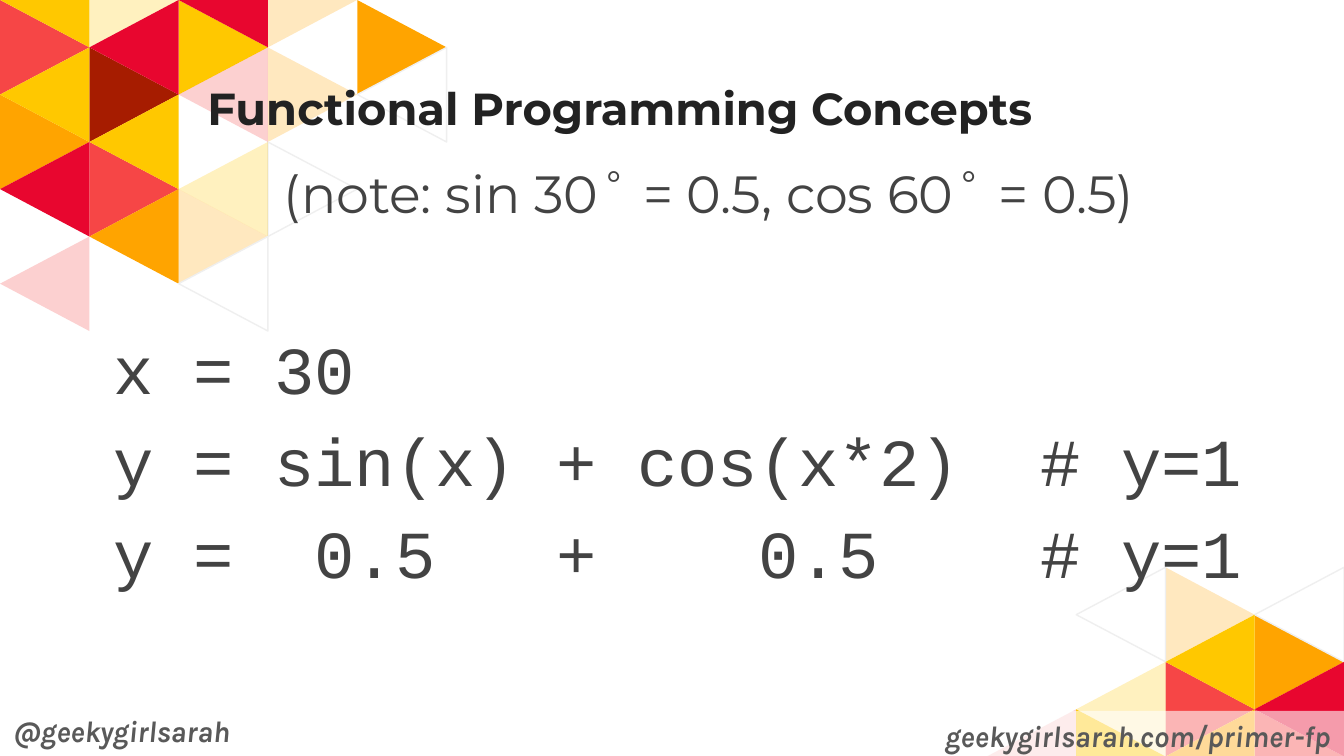
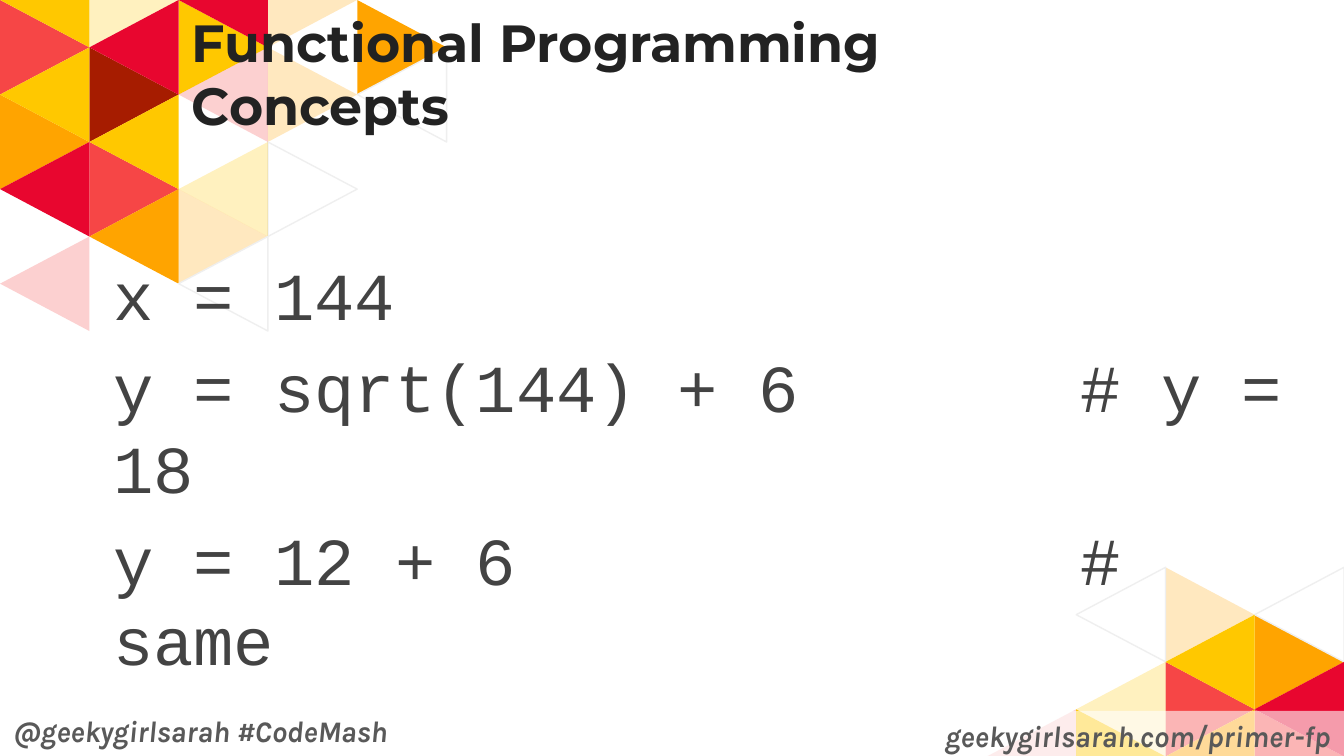
Before and after one commit to geekygirlsarah/talk-a_primer_on_functional_programming, a slide deck: slide 25 of A Primer on Functional Programming.pptx (slide 23 before the commit). Drawn at 1344x756 pixels with LibreOffice and Linux fonts; fonts in the diff are those of the drawing. Boxes give left, top, right and bottom in pixels: in the first picture for what was removed or moved away, otherwise in the second. Text is boxed around its words. In the diff, an @@ line names an element or a change of style, - is before the commit and + after.

Commit message:
Update slides from CodeMash 2019

```diff
--- a/A Primer on Functional Programming.pptx
+++ b/A Primer on Functional Programming.pptx
@@ title "Functional Programming Concepts": place and size @@
-title "Functional Programming Concepts" at [207,82,1032,136]
+title "Functional Programming Concepts" at [192,11,880,137]
@@ title "Functional Programming Concepts" at [192,11,880,137]: size 24 to 28 pt @@
@@ text at [113,275,798,666]: text changed @@
-(note: sin 30˚ = 0.5, cos 60˚ = 0.5)
-x = 30
-y = sin(x) + cos(x*2) # y=1
-y = 0.5 + 0.5 # y=1
+x = 144
+y = sqrt(144) + 6 # y = 18
+y = 12 + 6 # same
@@ text at [13,721,388,750]: text changed @@
-@geekygirlsarah
+@geekygirlsarah #CodeMash
```
Also in this commit, not shown: 62 other slides changed, 3 slides added, 1 other file.
